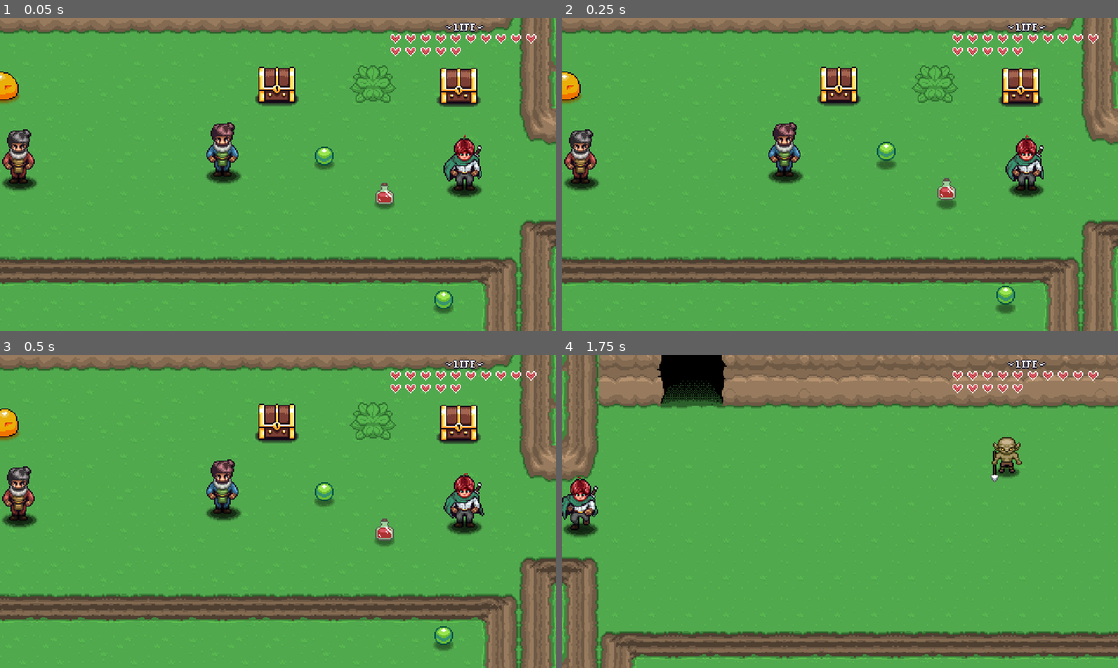
Above: before the commit, frames 1-4 (two rows, left to right).
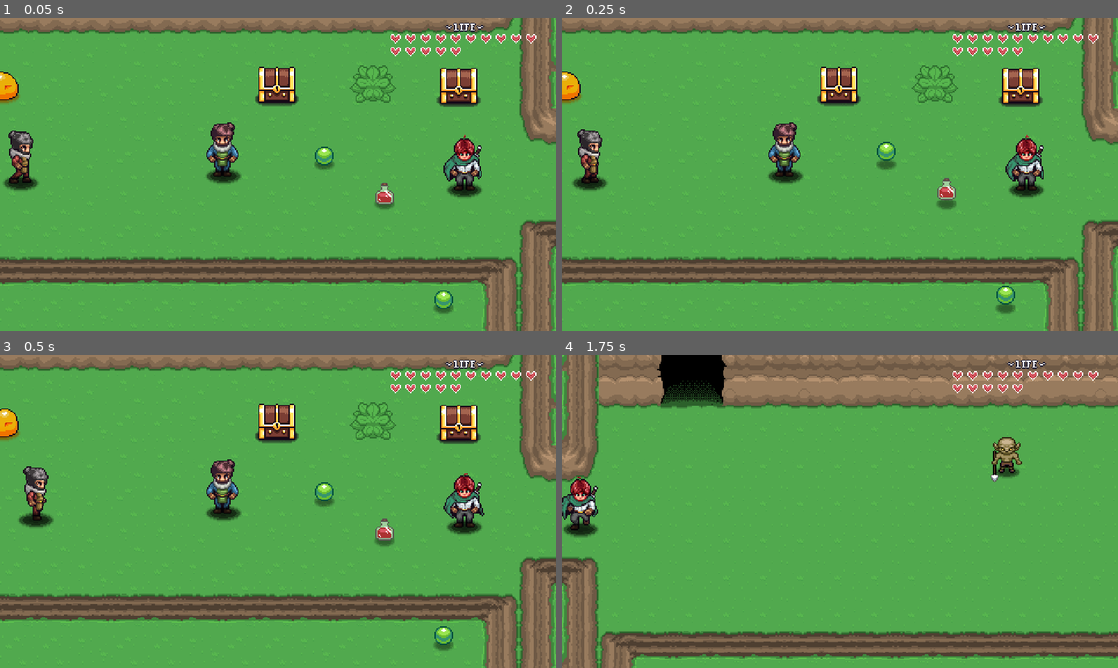
Above: after the commit, the same moments.

Repository: utwoo/Godot-AARPG
Game: Godot game, scene res://Levels/Area01/01.tscn
The game is run twice, just before and just after one commit, with the same random seed, the same clock (stepped at 60 frames per second) and the same inputs. Sound files missing from this copy of the repository are replaced by a short silence.
Inputs:
- Up to frame 1 (0.05 s): no input
- Up to frame 2 (0.25 s): no input
- Up to frame 3 (0.5 s): no input
- Up to frame 4 (1.75 s): hold Right (right) 0.53-1.28 s; hold X (ability) 0.53-1.28 s; hold Down (down) from 1.28 s (still down); tap Z (attack) at 1.35 s

The runs differ from the first frame. In frame 1, 0.6% of the frame differs, in the area x 0-7%, y 35-56%; in frame 2, 1.0%; in frame 3, 1.3%, in the area x 0-10%, y 35-56%; in frame 4, nothing differs.

Commit message:
Chapter 30: NPC Patrol Status

Diff:
--- a/Levels/Area01/01.tscn
+++ b/Levels/Area01/01.tscn
@@ -14,7 +14,8 @@
 [ext_resource type="PackedScene" uid="uid://d0xtl5nafmkfl" path="res://NPC/npc.tscn" id="12_c2gse"]
 [ext_resource type="Resource" uid="uid://didkq3x0ho8hy" path="res://NPC/00_NPCs/npc_01.tres" id="13_qqqph"]
 [ext_resource type="PackedScene" uid="uid://p723lrsa8j5g" path="res://NPC/npc_behavior_wander.tscn" id="13_uv5ft"]
-[ext_resource type="Resource" uid="uid://dl37sx7ja1crx" path="res://NPC/00_NPCs/npc_02.tres" id="15_ay7cg"]
+[ext_resource type="PackedScene" uid="uid://cirvelp6xk5e6" path="res://NPC/npc_behavior_patrol.tscn" id="15_t4onu"]
+[ext_resource type="PackedScene" uid="uid://ccsminw7qsdb2" path="res://NPC/patrol_location.tscn" id="16_vg1n0"]
 
 [node name="01" type="Node2D"]
 script = ExtResource("1_22ele")
@@ -66,9 +67,23 @@
 
 [node name="NPC2" parent="." instance=ExtResource("12_c2gse")]
 position = Vector2(48, 159)
-npc_resource = ExtResource("15_ay7cg")
 
-[node name="NPCBehaviorWander" parent="NPC2" instance=ExtResource("13_uv5ft")]
-visible = false
-wander_speed = 50.0
-wander_duration = 4.0
+[node name="NPCPatrol" parent="NPC2" instance=ExtResource("15_t4onu")]
+
+[node name="PatrolLocation" parent="NPC2/NPCPatrol" instance=ExtResource("16_vg1n0")]
+modulate = Color(1, 0, 0, 1)
+
+[node name="PatrolLocation2" parent="NPC2/NPCPatrol" instance=ExtResource("16_vg1n0")]
+modulate = Color(1, 1, 0, 1)
+position = Vector2(90, 1)
+wait_time = 1.0
+
+[node name="PatrolLocation3" parent="NPC2/NPCPatrol" instance=ExtResource("16_vg1n0")]
+modulate = Color(0, 1, 0, 1)
+position = Vector2(87, -98)
+wait_time = 1.0
+
+[node name="PatrolLocation4" parent="NPC2/NPCPatrol" instance=ExtResource("16_vg1n0")]
+modulate = Color(0, 0, 1, 1)
+position = Vector2(26, -96)
+wait_time = 1.0
--- /dev/null
+++ b/NPC/Scripts/npc_behavior_patrol.gd
@@ -0,0 +1,104 @@
+@tool
+extends NPCBehavior
+
+const COLORS = [
+	Color(1,0,0),
+	Color(1,1,0),
+	Color(0,1,0),
+	Color(0,0,1),
+	Color(1,0,1),
+]
+
+@export var walk_speed : float = 30
+
+var patrol_locations : Array[ PatrolLocation ]
+var current_location_index : int = 0
+var target : PatrolLocation
+
+func _ready():
+	gather_patrol_locations()
+
+	if Engine.is_editor_hint():
+		child_entered_tree.connect( gather_patrol_locations )
+		child_order_changed.connect( gather_patrol_locations )
+	pass
+
+	super()
+
+	if patrol_locations.size() == 0:
+		process_mode = Node.PROCESS_MODE_DISABLED
+		return
+
+	target = patrol_locations[ 0 ]
+
+func _physics_process( _delta : float ):
+	if Engine.is_editor_hint():
+		return
+
+	if npc.global_position.distance_to( target.target_position ) < 1:
+		start()
+
+	pass
+
+func gather_patrol_locations( _node : Node = null ):
+	patrol_locations = []
+	for c in get_children():
+		if c is PatrolLocation:
+			patrol_locations.append( c )
+
+	if Engine.is_editor_hint():
+		if patrol_locations.size() > 0:
+			for i in patrol_locations.size():
+				var _p = patrol_locations[ i ] as PatrolLocation
+
+				if not _p.tranform_changed.is_connected( gather_patrol_locations ):
+					_p.tranform_changed.connect( gather_patrol_locations )
+
+				_p.update_label( str( i ) )
+				_p.modulate = _get_color_by_index( i )
+
+				var _next : PatrolLocation
+				if i < patrol_locations.size() - 1:
+					_next = patrol_locations[ i + 1 ]
+				else:
+					_next = patrol_locations[ 0 ]
+				_p.update_line( _next.position )
+	pass
+
+func start():
+	if npc.do_behavior == false || patrol_locations.size() < 2:
+		return
+
+	# IDLE PHASE
+	npc.global_position = target.target_position
+	npc.state = "idle"
+	npc.velocity = Vector2.ZERO
+	npc.update_animation()
+
+	var wait_time : float = target.wait_time
+	current_location_index += 1
+	if current_location_index >= patrol_locations.size():
+		current_location_index = 0
+
+	target = patrol_locations[ current_location_index ]
+
+	await get_tree().create_timer( wait_time ).timeout
+
+	if npc.do_behavior == false:
+		return
+
+	# WALK PHASE
+	npc.state = "walk"
+	var _dir = global_position.direction_to( target.target_position )
+	npc.direction = _dir
+	npc.velocity = walk_speed * _dir
+	npc.update_direction( target.target_position )
+	npc.update_animation()
+
+	pass
+
+func _get_color_by_index( i : int ) -> Color:
+	var color_count : int = COLORS.size()
+	while i > color_count - 1:
+		i -= color_count
+	return COLORS[ i ]
--- /dev/null
+++ b/NPC/Scripts/patrol_location.gd
@@ -0,0 +1,44 @@
+@tool
+class_name PatrolLocation
+extends Node2D
+
+signal tranform_changed
+
+@export var wait_time : float = 0.0 :
+	set( value ):
+		wait_time = value
+		_update_wait_time_label()
+
+var target_position : Vector2 = Vector2.ZERO
+
+func _enter_tree():
+	set_notify_transform( true )
+	pass
+
+func _notification( what: int ):
+	if what == NOTIFICATION_TRANSFORM_CHANGED:
+		tranform_changed.emit()
+
+func _ready():
+	target_position = global_position
+	_update_wait_time_label()
+
+	if Engine.is_editor_hint():
+		return
+
+	$Sprite2D.queue_free()
+
+	pass
+
+func update_label( s : String ):
+	$Sprite2D/Label.text = s
+
+func update_line( next_location : Vector2 ):
+	var line : Line2D = $Sprite2D/Line2D
+	line.points[ 1 ] = next_location - position
+	pass
+
+func _update_wait_time_label():
+	if Engine.is_editor_hint():
+		$Sprite2D/Label2.text = "wait: " + str( snapped( wait_time, 0.01 ) ) + "s"
+	pass
--- /dev/null
+++ b/NPC/npc_behavior_patrol.tscn
@@ -0,0 +1,6 @@
+[gd_scene load_steps=2 format=3 uid="uid://cirvelp6xk5e6"]
+
+[ext_resource type="Script" uid="uid://c4qg11keplya6" path="res://NPC/Scripts/npc_behavior_patrol.gd" id="1_2rl7o"]
+
+[node name="NPCPatrol" type="Node2D"]
+script = ExtResource("1_2rl7o")
--- /dev/null
+++ b/NPC/patrol_location.tscn
@@ -0,0 +1,53 @@
+[gd_scene load_steps=4 format=3 uid="uid://ccsminw7qsdb2"]
+
+[ext_resource type="Script" uid="uid://d2indb81si4b0" path="res://NPC/Scripts/patrol_location.gd" id="1_gtna6"]
+
+[sub_resource type="Gradient" id="Gradient_dhiod"]
+offsets = PackedFloat32Array(0.48136646, 0.8043478, 1)
+colors = PackedColorArray(1, 1, 1, 0, 1, 1, 1, 1, 1, 1, 1, 0)
+
+[sub_resource type="GradientTexture2D" id="GradientTexture2D_gtna6"]
+gradient = SubResource("Gradient_dhiod")
+width = 24
+height = 24
+fill = 1
+fill_from = Vector2(0.5, 0.5)
+fill_to = Vector2(0.5, 0)
+
+[node name="PatrolLocation" type="Node2D"]
+show_behind_parent = true
+script = ExtResource("1_gtna6")
+
+[node name="Sprite2D" type="Sprite2D" parent="."]
+self_modulate = Color(1, 1, 1, 0.5019608)
+texture = SubResource("GradientTexture2D_gtna6")
+
+[node name="Line2D" type="Line2D" parent="Sprite2D"]
+points = PackedVector2Array(0, 0, 10, 0)
+width = 1.0
+default_color = Color(1, 1, 1, 0.5019608)
+
+[node name="Label" type="Label" parent="Sprite2D"]
+offset_left = -19.0
+offset_top = -8.0
+offset_right = 21.0
+offset_bottom = 15.0
+theme_override_colors/font_shadow_color = Color(0, 0, 0, 1)
+theme_override_constants/shadow_offset_x = 1
+theme_override_constants/shadow_offset_y = 1
+theme_override_constants/outline_size = 3
+theme_override_font_sizes/font_size = 12
+text = "0"
+horizontal_alignment = 1
+
+[node name="Label2" type="Label" parent="Sprite2D"]
+offset_left = -17.0
+offset_top = 10.0
+offset_right = 23.0
+offset_bottom = 33.0
+theme_override_colors/font_shadow_color = Color(0, 0, 0, 1)
+theme_override_constants/shadow_offset_y = 1
+theme_override_constants/outline_size = 3
+theme_override_font_sizes/font_size = 8
+text = "wait: 0.0s"
+horizontal_alignment = 1
Not shown: 1 places in Levels/Area01/01.tscn that only renumber resources
Not shown, added: NPC/Scripts/npc_behavior_patrol.gd.uid
Not shown, added: NPC/Scripts/patrol_location.gd.uid
